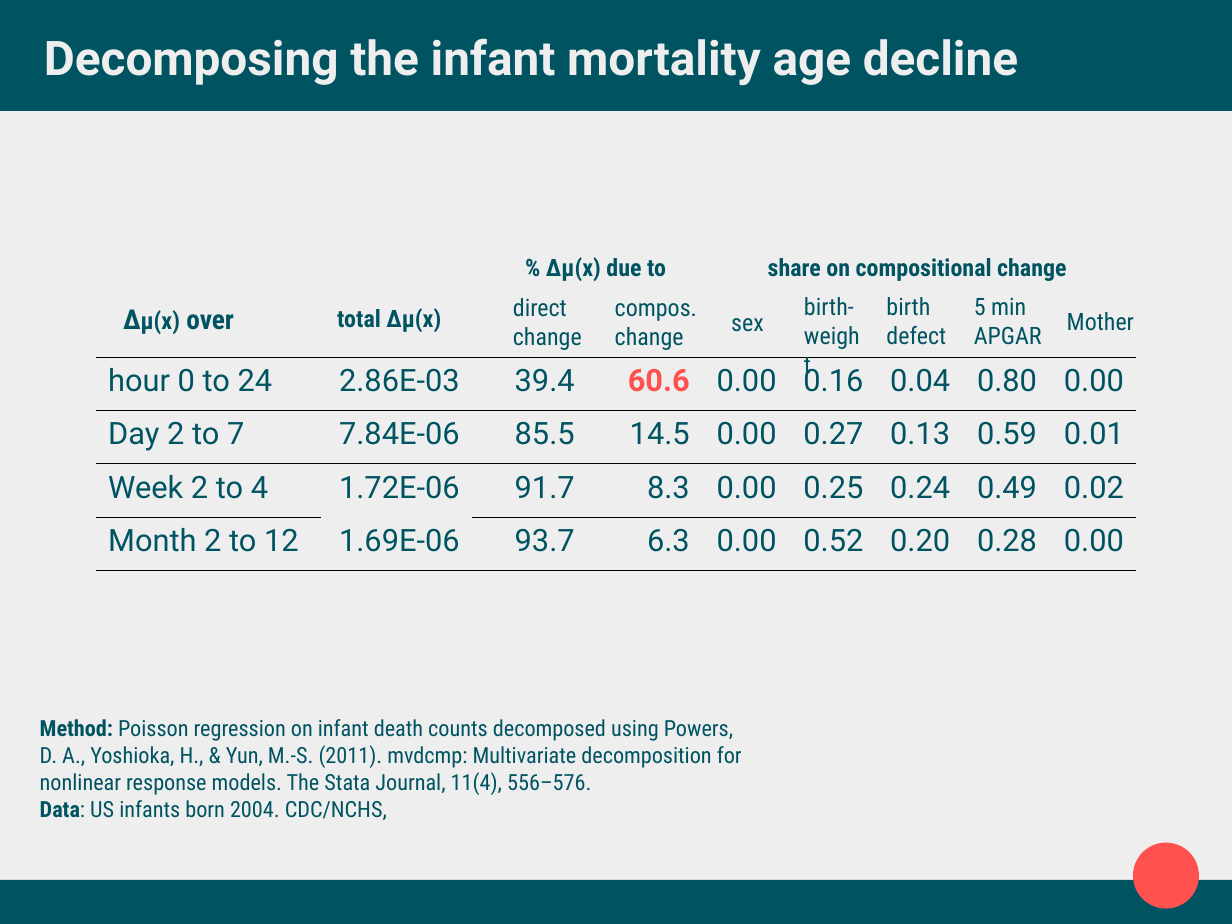
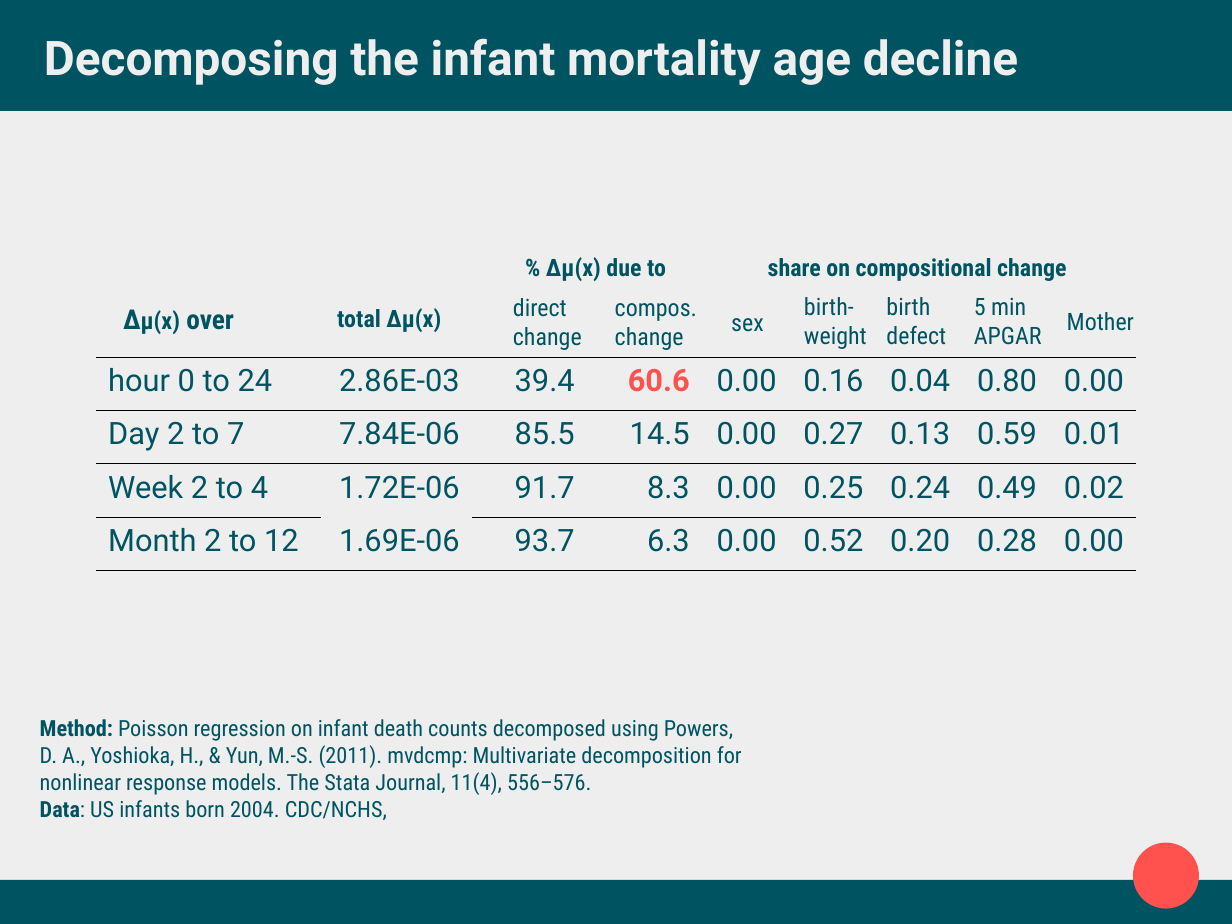
Before and after one commit to jschoeley/imort_select, a slide deck: slide 19 of doc/2017-05-29-presentation_popfest/popfest_jonas.odp. Drawn at 1232x924 pixels with LibreOffice and Linux fonts; fonts in the diff are those of the drawing. Boxes give left, top, right and bottom in pixels: in the first picture for what was removed or moved away, otherwise in the second. Text is boxed around its words. In the diff, an @@ line names an element or a change of style, - is before the commit and + after.

```diff
--- a/doc/2017-05-29-presentation_popfest/popfest_jonas.odp
+++ b/doc/2017-05-29-presentation_popfest/popfest_jonas.odp
@@ text "birth-" rewrapped from (x1=804, y1=297, x2=854, y2=316) to (x1=804, y1=297, x2=867, y2=349) @@
```
Also in this commit, not shown: 9 other slides changed, 1 slide added, 1 slide removed, 28 other files.
